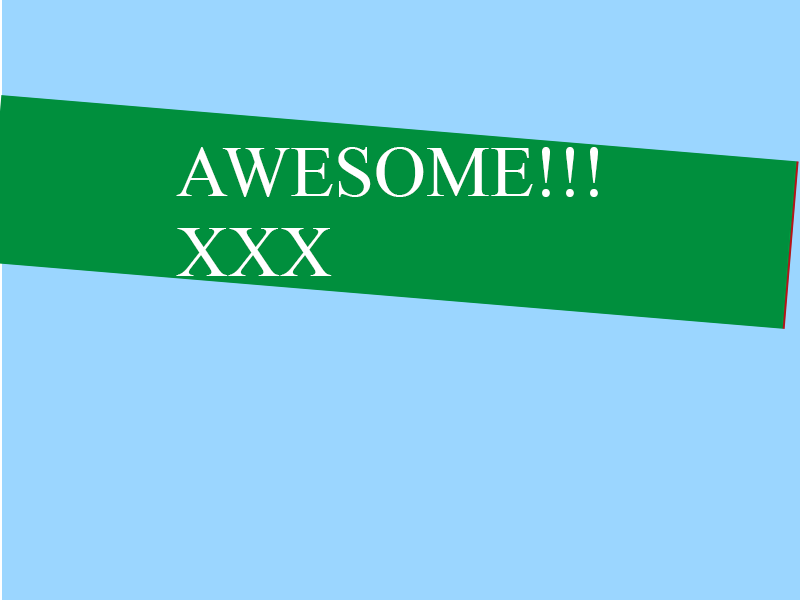
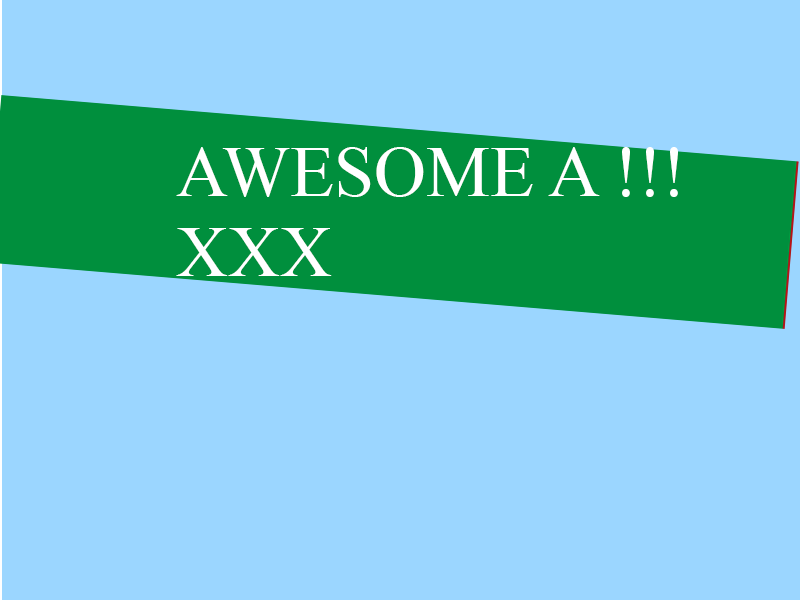
Layer changes from the first 800 × 600 image to the second:
painted on "TEXT_TO_TRANSLATE_A" over [542, 147, 678, 197]
